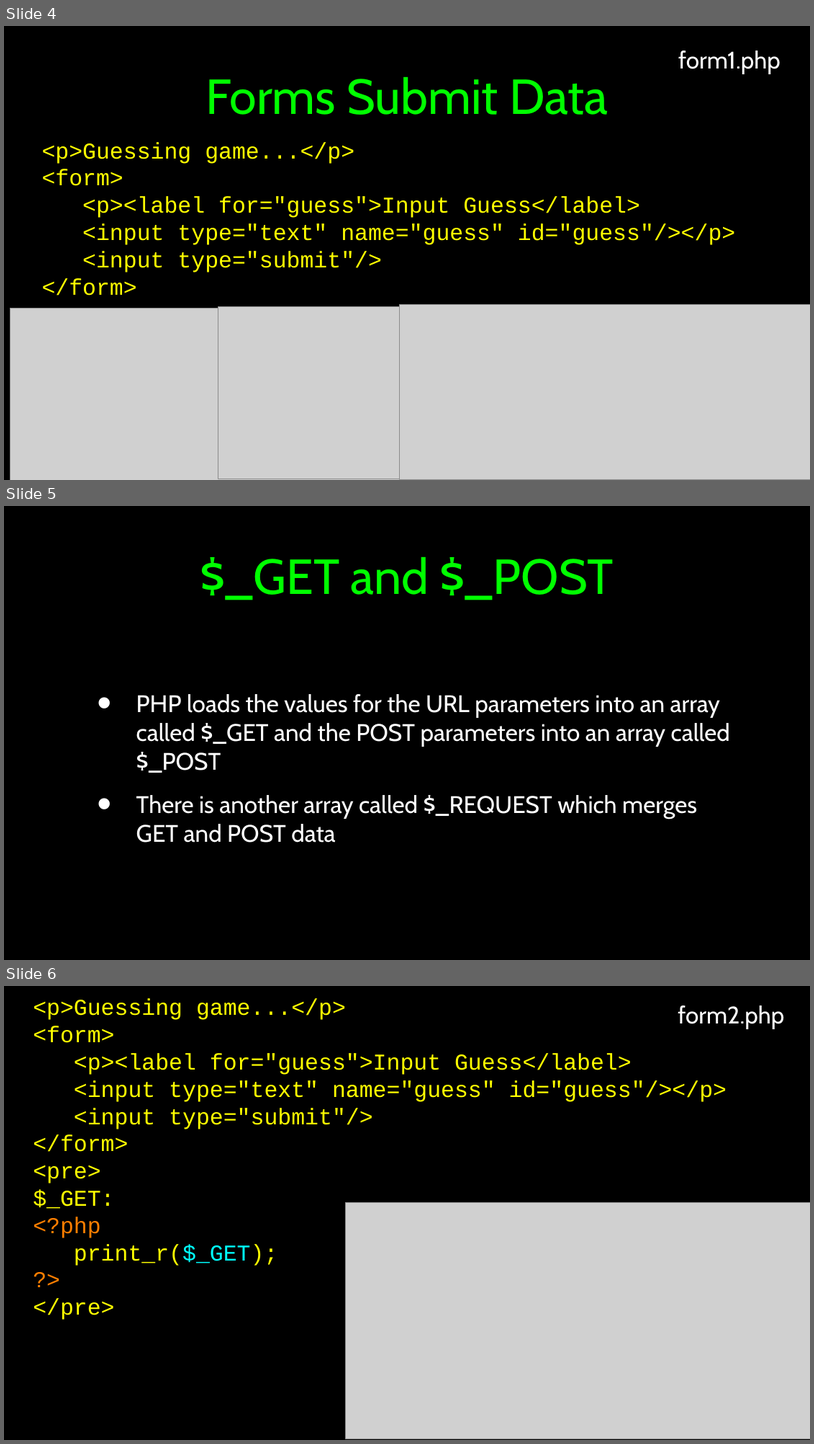
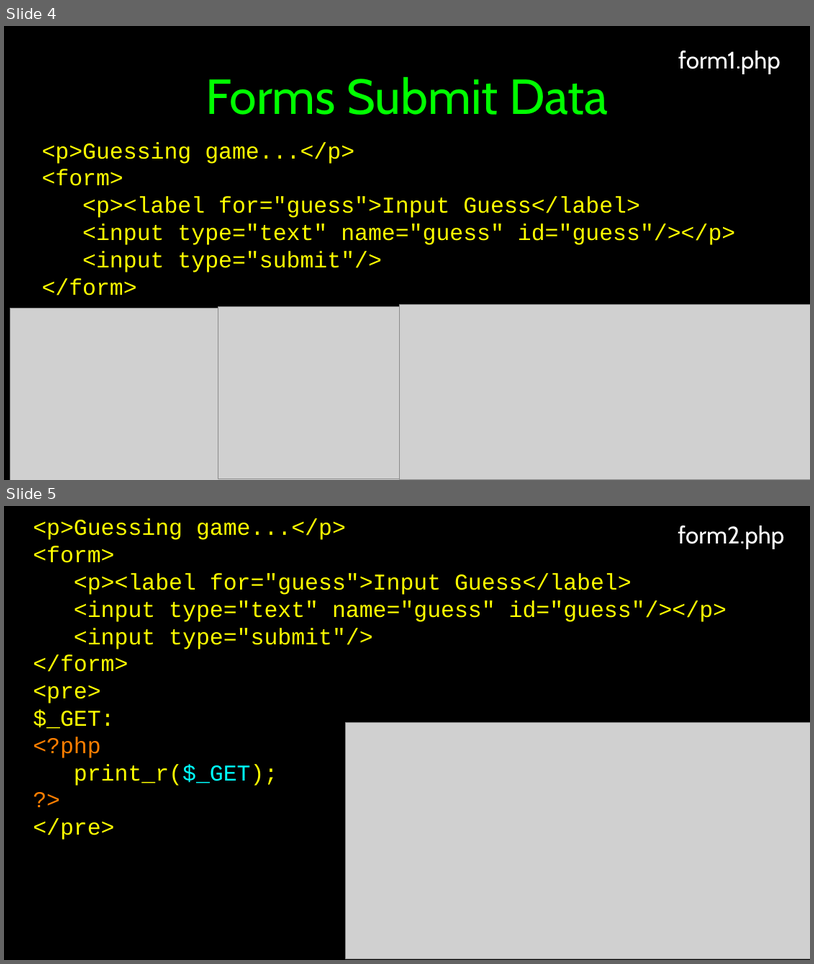
Before and after one commit to csev/wa4e, a slide deck: lectures/PHP-06-Forms.ppt. Shown one above the other, each under a label of ours: slides 4, 5 and 6 before the commit, slides 4 and 5 after it. The pictures are 814x1444 and 814x964 pixels, drawn with LibreOffice and Linux fonts; fonts in the diff are those of the drawing; grey boxes stand for pictures. Boxes give left, top, right and bottom in pixels: in the first picture for what was removed or moved away, otherwise in the second. Text is boxed around its words. In the diff, an @@ line names an element or a change of style, - is before the commit and + after.

```diff
--- a/lectures/PHP-06-Forms.ppt
+++ b/lectures/PHP-06-Forms.ppt
@@ slide 5 removed at [4, 506, 810, 960], background #000000 @@
@@ title removed at [201, 556, 614, 600] @@
-$_GET and $_POST
@@ text removed at [136, 694, 730, 842] @@
-• PHP loads the values for the URL parameters into an array called $_GET and the POST parameters into an array called $_POST
-• There is another array called $_REQUEST which merges GET and POST data
@@ what was slide 6 is now slide 5 @@
```
Also in this commit, not shown: 1 other file.
